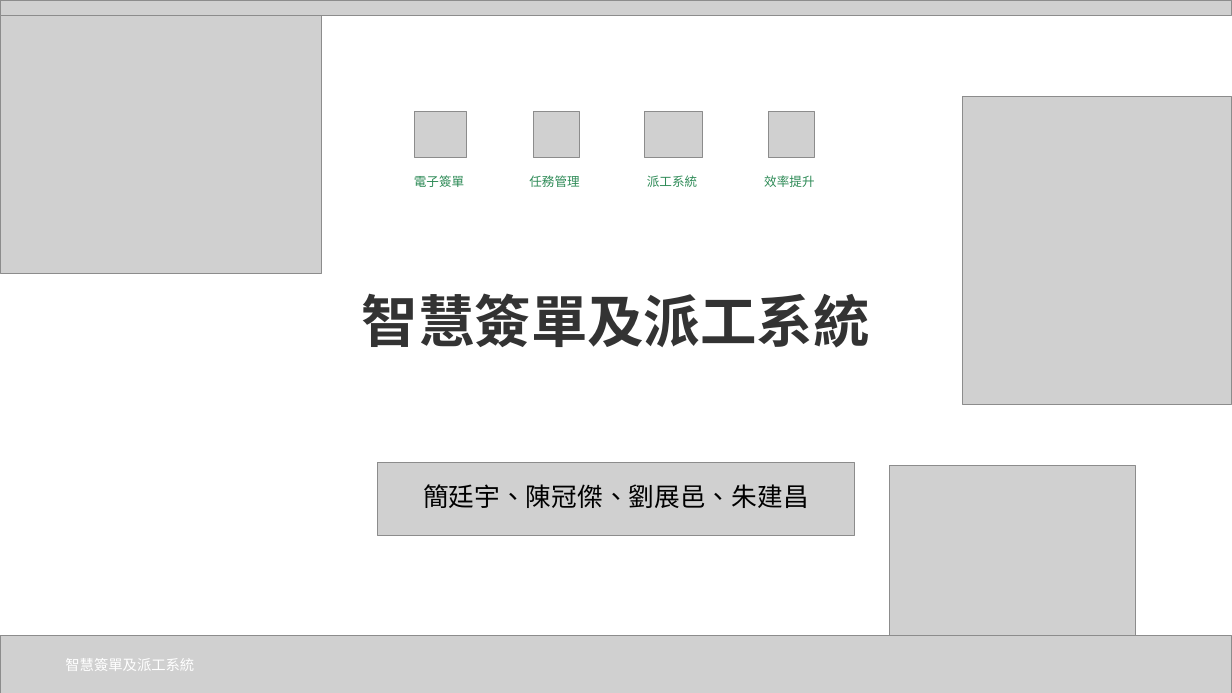
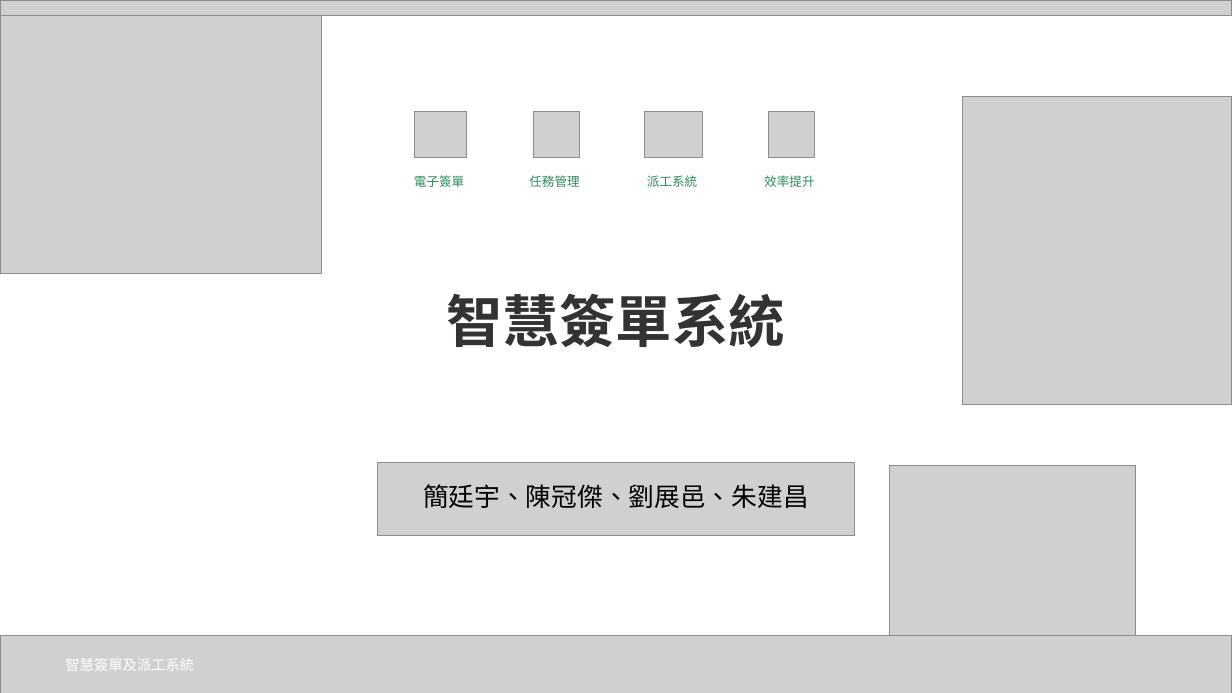
Before and after one commit to Kiwi485/Electronic-Approval-System, a slide deck: slide 1 of PDF/智慧簽單及派工系統需求說明書(1).pptx. Drawn at 1232x693 pixels with LibreOffice and Linux fonts; fonts in the diff are those of the drawing; grey boxes stand for pictures; background and template pictures are left out. Boxes give left, top, right and bottom in pixels: in the first picture for what was removed or moved away, otherwise in the second. Text is boxed around its words. In the diff, an @@ line names an element or a change of style, - is before the commit and + after.

```diff
--- a/PDF/智慧簽單及派工系統需求說明書(1).pptx
+++ b/PDF/智慧簽單及派工系統需求說明書(1).pptx
@@ text at bbox=[446, 293, 785, 348]: text changed @@
-智慧簽單及派工系統
+智慧簽單系統
```
Also in this commit, not shown: 1 other file.
